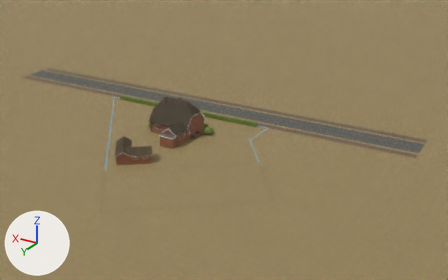
Before and after pictures for a commit that changed the glTF model viewer/bestand_nr12_v2_mobile.glb.
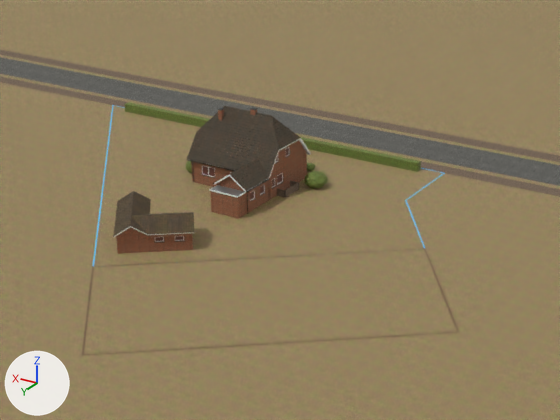
Each version appears first whole from a 50 mm lens placed at (-85.1, 131.3, 64.1), pointed at (-7.8, 2.6, -0.3), and next in a close-up on the part from 14% to 72% of the width and 17% to 86% of the height. Lighting does not change. The marker at lower left points along +X, +Y and +Z. The first two pictures are the older version. Where no turn or scale is listed for an object, it has been applied to the vertices. Vertices at exactly the same position are counted once.

Names of what the first close-up shows: 'Dach_Haupt', 'Gelaende', 'Hecke', 'NG_Dach_T', 'NG_Riegel_Waende', 'Strasse', 'Stufe', 'Waende_Haupt' and 1 more.
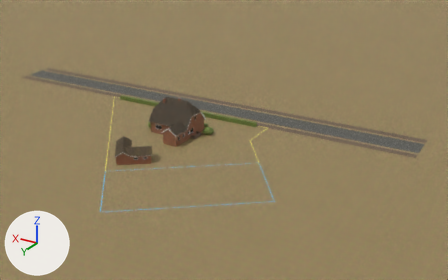
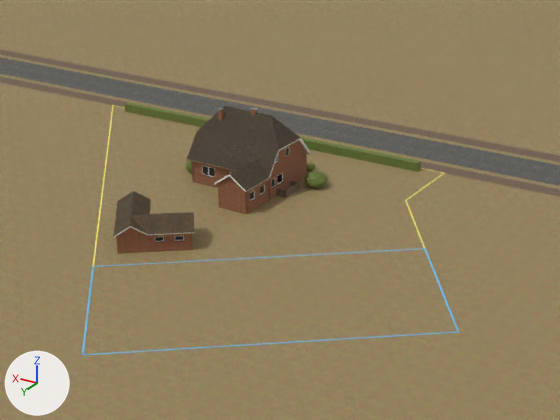
Where the newer file only moved an object's origin or applied its transform, the numbers keep the older frame.

Boxes [x1, y1, x2, y2] around the edits, measured in the close-ups (560 x 420 px):
'Waende_Haupt', reshaped: before [191, 109, 307, 219]; after [191, 109, 307, 214]
part 1 of me_dach_haupt_002, deleted: before [211, 185, 245, 196]
part 2 of me_dach_haupt_002, deleted: before [209, 189, 246, 198]
part 3 of me_dach_haupt_002, surface changed: [82, 105, 459, 355] in both
part 4 of me_waende_haupt_002, deleted (brown): before [210, 191, 246, 219]

The change in detail:
me_dach_haupt_002 is used by ob_dach_haupt; location (2.19, 19.26, 4.78).
me_dach_haupt_002 had 1257 vertices, 2213 faces and spanned x -36.7..36.7, y -29.5..29.5, z -4.8..4.8.
me_dach_haupt_002 now has 1241 vertices, 2189 faces and spans x -36.7..36.7, y -29.5..29.5, z -4.8..4.8.
me_dach_haupt_002 part 1: the loose piece of 8 vertices spanning x -2.2..1.7, y -5.9..-4.4, z -1.9 is deleted.
me_dach_haupt_002 part 2: the loose piece of 8 vertices spanning x -2.3..1.8, y -5.9..-4.3, z -2.1..-1.9 is deleted.
me_dach_haupt_002 part 3: 1190 kept faces spanning x -36.7..36.7, y -29.5..29.5, z -4.8..4.8 get new texture (UV) coordinates.
me_waende_haupt_002 is used by ob_waende_haupt; location (5.74, 6.44, 4.76).
me_waende_haupt_002 had 222 vertices, 420 faces and spanned x -5.7..5.7, y -8.4..8.4, z -4.8..4.8.
me_waende_haupt_002 now has 214 vertices, 408 faces and spans x -5.7..5.7, y -8.4..6.9, z -4.8..4.8.
me_waende_haupt_002 part 4: the loose piece of 8 vertices spanning x -5.7..-1.8, y 6.9..8.4, z -4.8..-2.1 is deleted.
